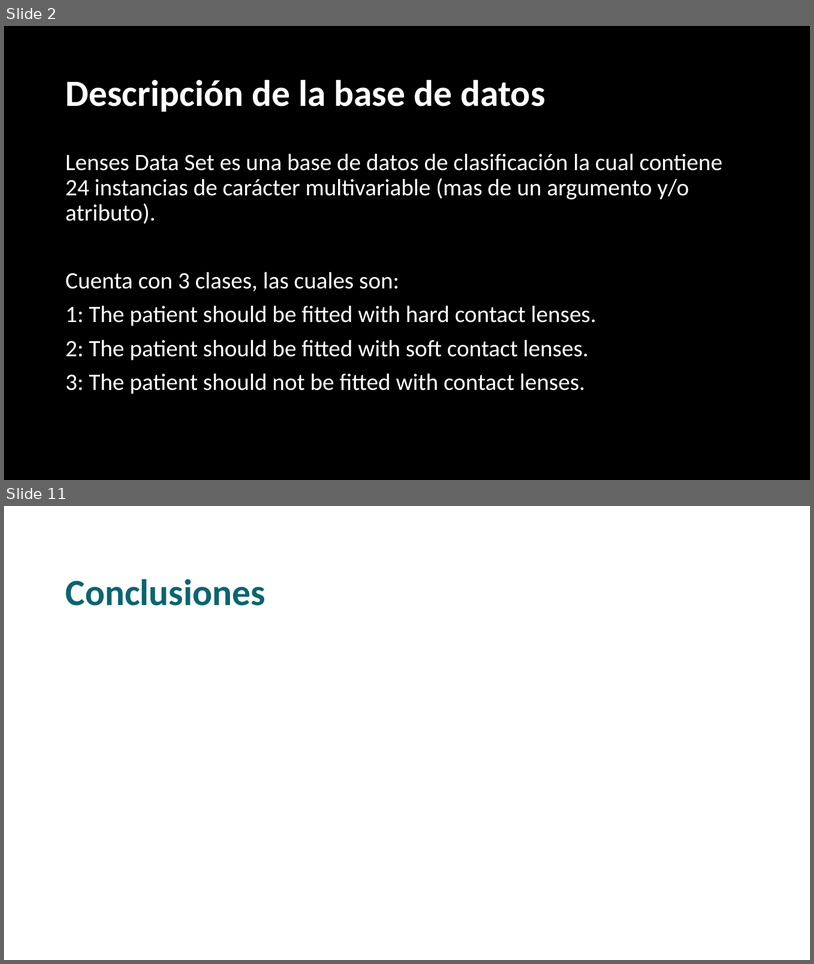
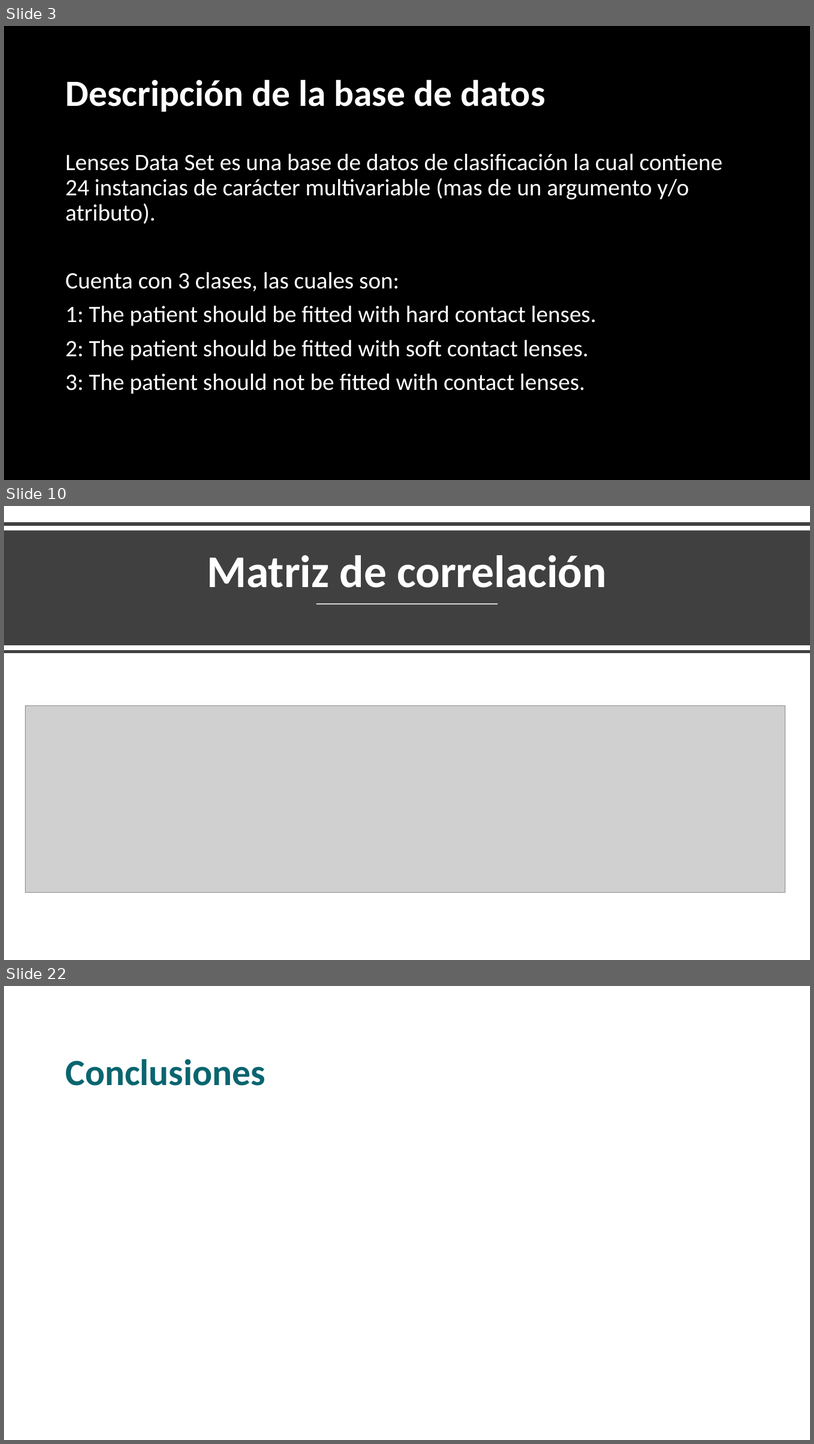
Before and after one commit to JuanAguilarDev/Data-mining-project, a slide deck: Plantilla Exposición.pptx. Shown one above the other, each under a label of ours: slides 2 and 11 before the commit, slides 3, 10 and 22 after it; the slides between them are not shown. The pictures are 814x964 and 814x1444 pixels, drawn with LibreOffice and Linux fonts; fonts in the diff are those of the drawing; grey boxes stand for pictures; background and template pictures are left out. Boxes give left, top, right and bottom in pixels: in the first picture for what was removed or moved away, otherwise in the second. Text is boxed around its words. In the diff, an @@ line names an element or a change of style, - is before the commit and + after.

```diff
--- a/Plantilla Exposición.pptx
+++ b/Plantilla Exposición.pptx
@@ slide 10 added at (4, 506, 810, 960), background #FFFFFF @@
@@ line added from (4, 524) to (810, 524), #404040 4 pt @@
@@ rectangle added at (4, 530, 810, 645), fill #404040 @@
@@ title added at (207, 555, 607, 588), 54 pt, text #FFFFFF, bold @@
+Matriz de correlación
@@ line added from (317, 604) to (498, 604), #FFFFFF 1.5 pt @@
@@ line added from (4, 652) to (810, 652), #404040 4 pt @@
@@ picture added at (25, 706, 786, 892) @@
@@ what was slide 2 is now slide 3 @@
@@ what was slide 11 is now slide 22 @@
```
Also in this commit, not shown: 5 slides changed, 14 other slides added, 4 slides removed.
